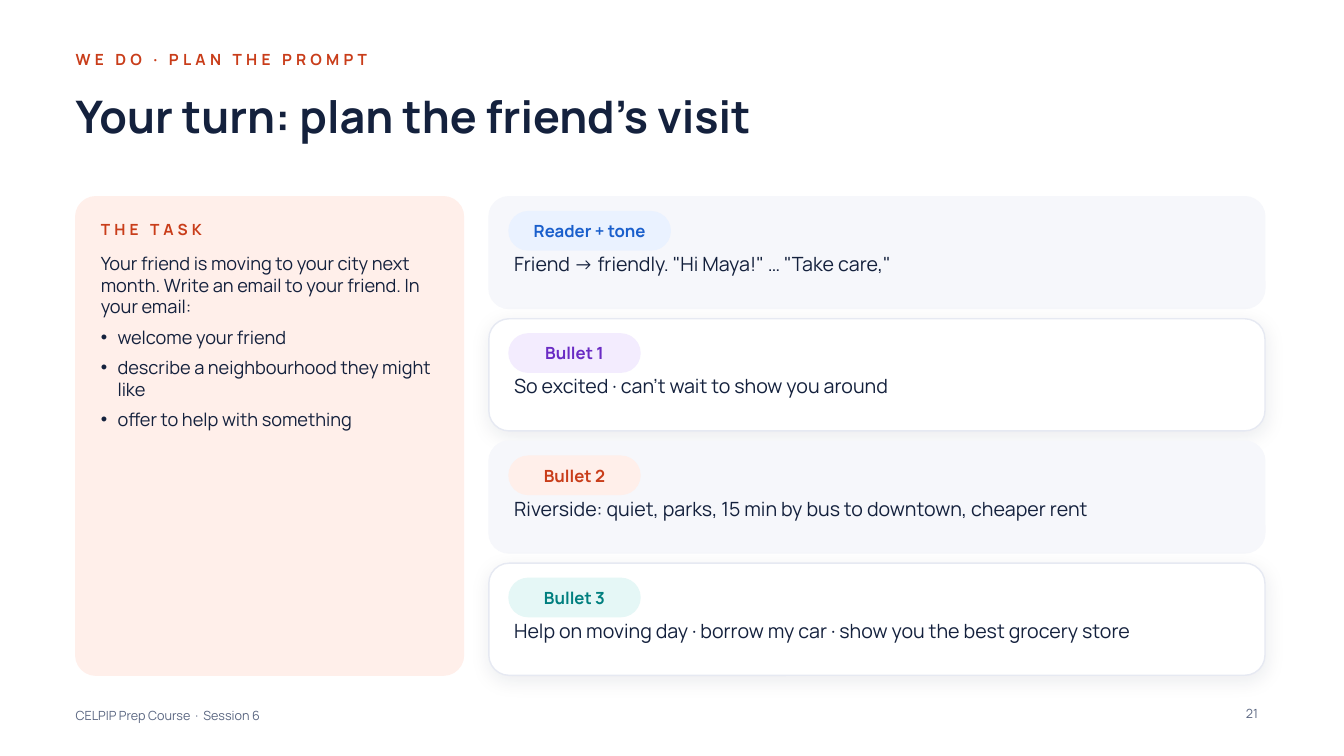
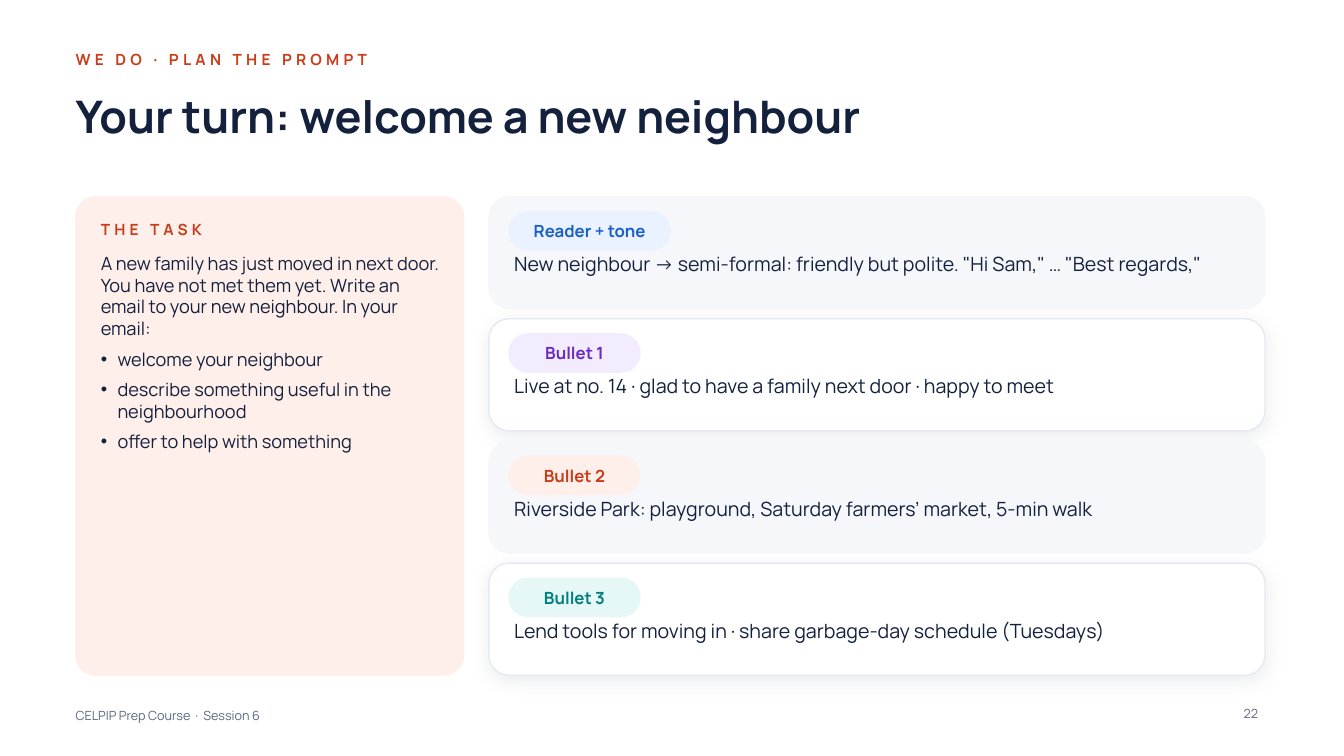
Before and after one commit to learnovateqa/The_English_Academy_CELPIP, a slide deck: slide 22 of decks/session-06.pptx (slide 21 before the commit). Drawn at 1344x756 pixels with LibreOffice and Linux fonts; fonts in the diff are those of the drawing. Boxes give left, top, right and bottom in pixels: in the first picture for what was removed or moved away, otherwise in the second. Text is boxed around its words. In the diff, an @@ line names an element or a change of style, - is before the commit and + after.

```diff
--- a/decks/session-06.pptx
+++ b/decks/session-06.pptx
@@ title at bbox=[76, 100, 860, 145]: text changed @@
-Your turn: plan the friend’s visit
+Your turn: welcome a new neighbour
@@ text at bbox=[101, 256, 439, 423]: text changed @@
-Your friend is moving to your city next month. Write an email to your friend. In your email:
-• welcome your friend
-• describe a neighbourhood they might like
+A new family has just moved in next door. You have not met them yet. Write an email to your new neighbour. In your email:
+• welcome your neighbour
+• describe something useful in the neighbourhood
@@ text at bbox=[514, 256, 1202, 276]: text changed @@
-Friend → friendly. "Hi Maya!" … "Take care,"
+New neighbour → semi-formal: friendly but polite. "Hi Sam," … "Best regards,"
@@ text at bbox=[514, 378, 1054, 398]: text changed @@
-So excited · can’t wait to show you around
+Live at no. 14 · glad to have a family next door · happy to meet
@@ text at bbox=[514, 501, 1092, 521]: text changed @@
-Riverside: quiet, parks, 15 min by bus to downtown, cheaper rent
+Riverside Park: playground, Saturday farmers’ market, 5-min walk
@@ text at bbox=[514, 621, 1104, 643]: text changed @@
-Help on moving day · borrow my car · show you the best grocery store
+Lend tools for moving in · share garbage-day schedule (Tuesdays)
@@ page number at bbox=[1244, 708, 1258, 718]: text changed @@
-21
+22
```
Also in this commit, not shown: 6 other slides changed, 2 slides added, 2 other files.
